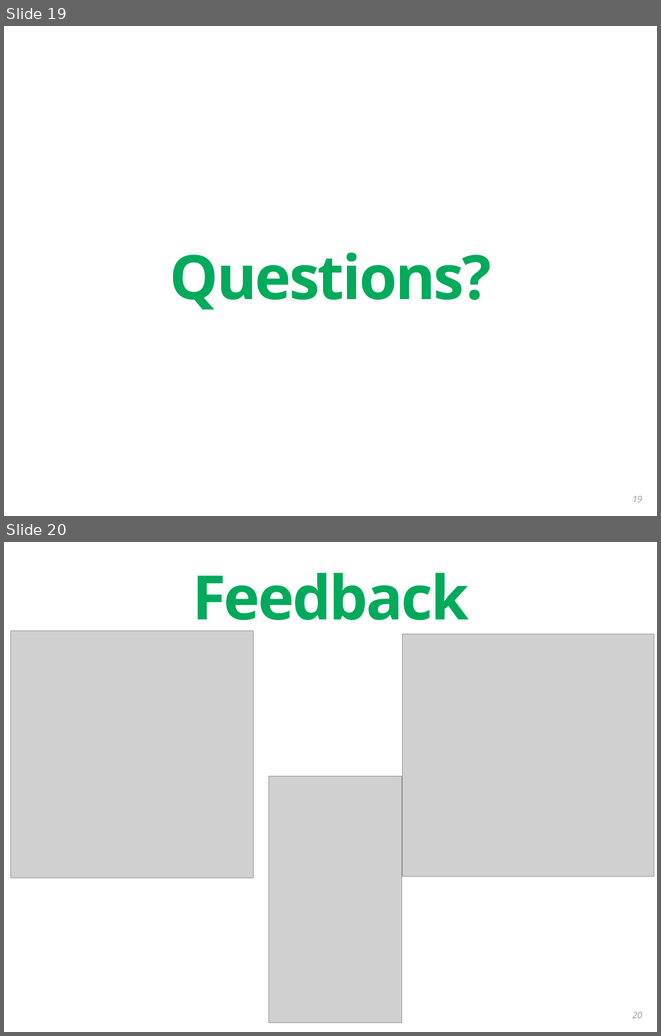
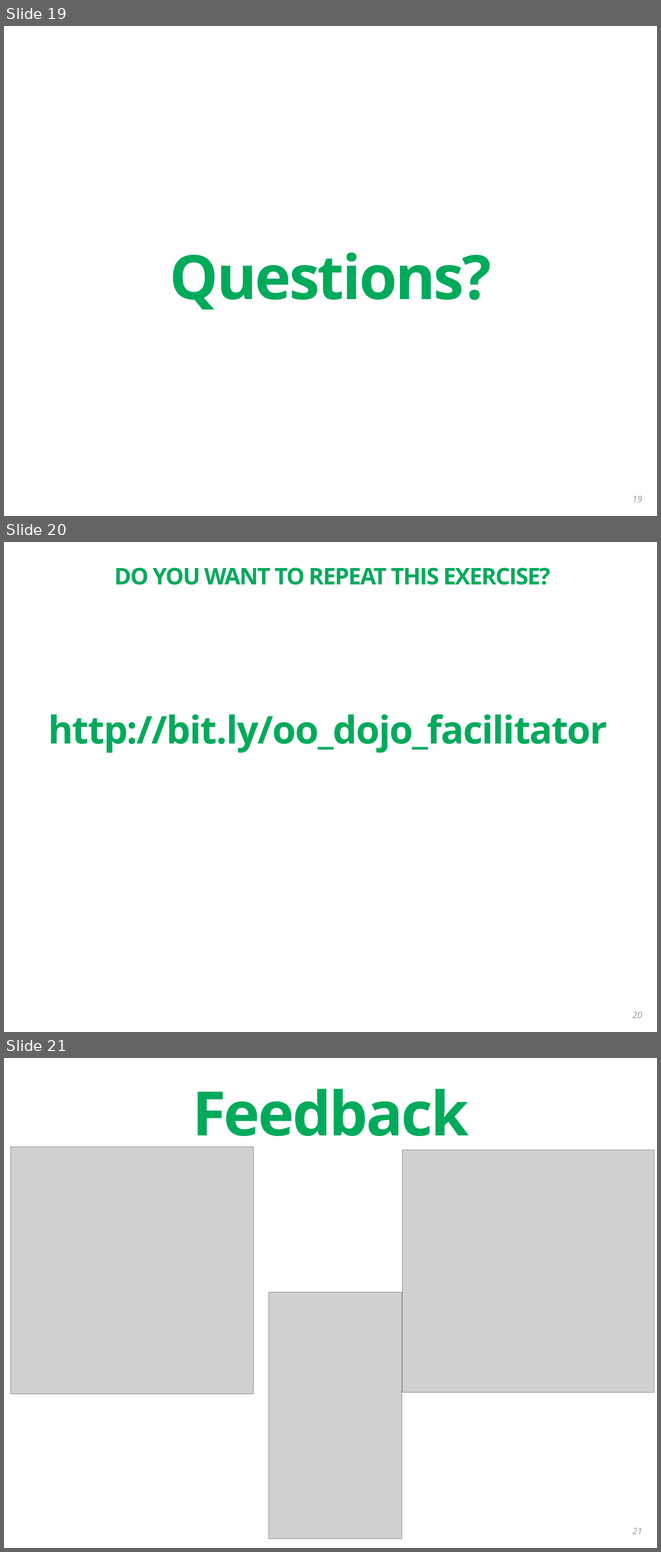
Before and after one commit to iliasbartolini/design_principles_dojo_facilitator_guide, a slide deck: design_principles_presentation_deck.odp. Shown one above the other, each under a label of ours: slides 19 and 20 before the commit, slides 19, 20 and 21 after it. The pictures are 661x1036 and 661x1552 pixels, drawn with LibreOffice and Linux fonts; fonts in the diff are those of the drawing; grey boxes stand for pictures. Boxes give left, top, right and bottom in pixels: in the first picture for what was removed or moved away, otherwise in the second. Text is boxed around its words. In the diff, an @@ line names an element or a change of style, - is before the commit and + after.

Commit message:
Update facilitator guide link and ideas in README

```diff
--- a/design_principles_presentation_deck.odp
+++ b/design_principles_presentation_deck.odp
@@ slide 20 added at box(4, 542, 657, 1032), background #FFFFFF @@
@@ title added at box(114, 567, 550, 585), 36 pt, text #00AA5B, bold @@
+DO YOU WANT TO REPEAT THIS EXERCISE?
@@ title added at box(48, 714, 607, 753), 60 pt, text #00AA5B, bold @@
+http://bit.ly/oo_dojo_facilitator
@@ page number added at box(633, 1012, 643, 1018), 14 pt, text #999999, italic @@
+20
@@ what was slide 20 is now slide 21 @@
@@ page number at box(633, 1528, 643, 1534): text changed @@
-20
+21
```
Also in this commit, not shown: 1 slide changed, 2 other files.
